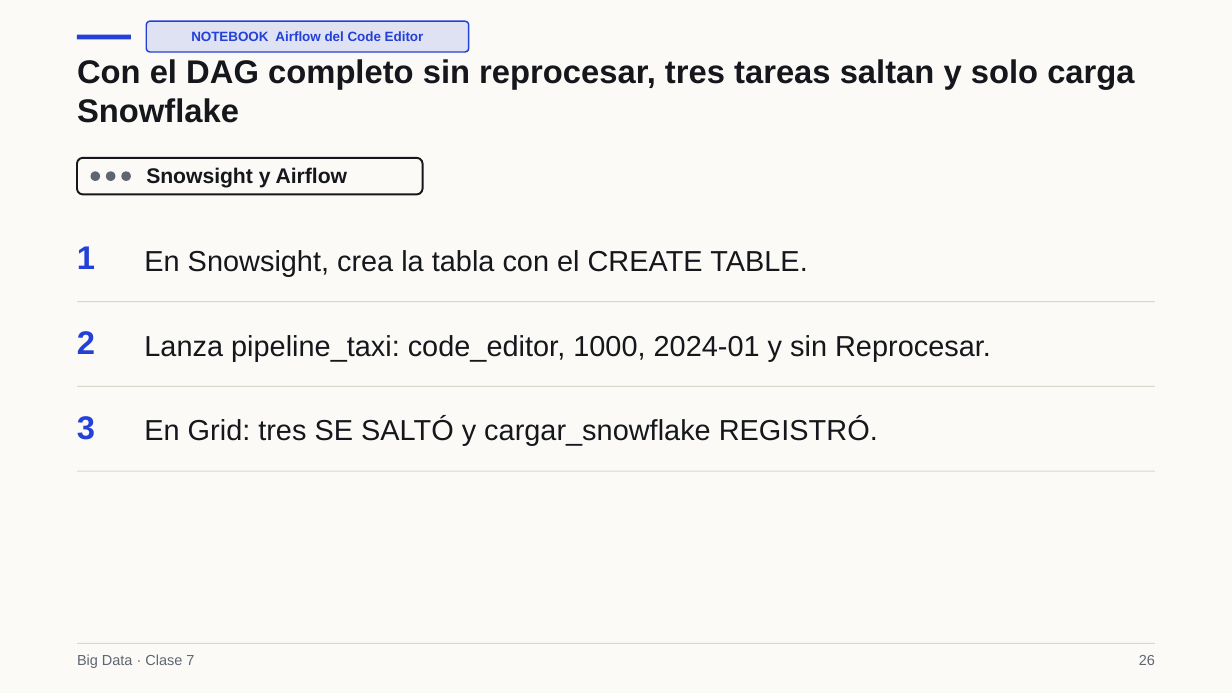
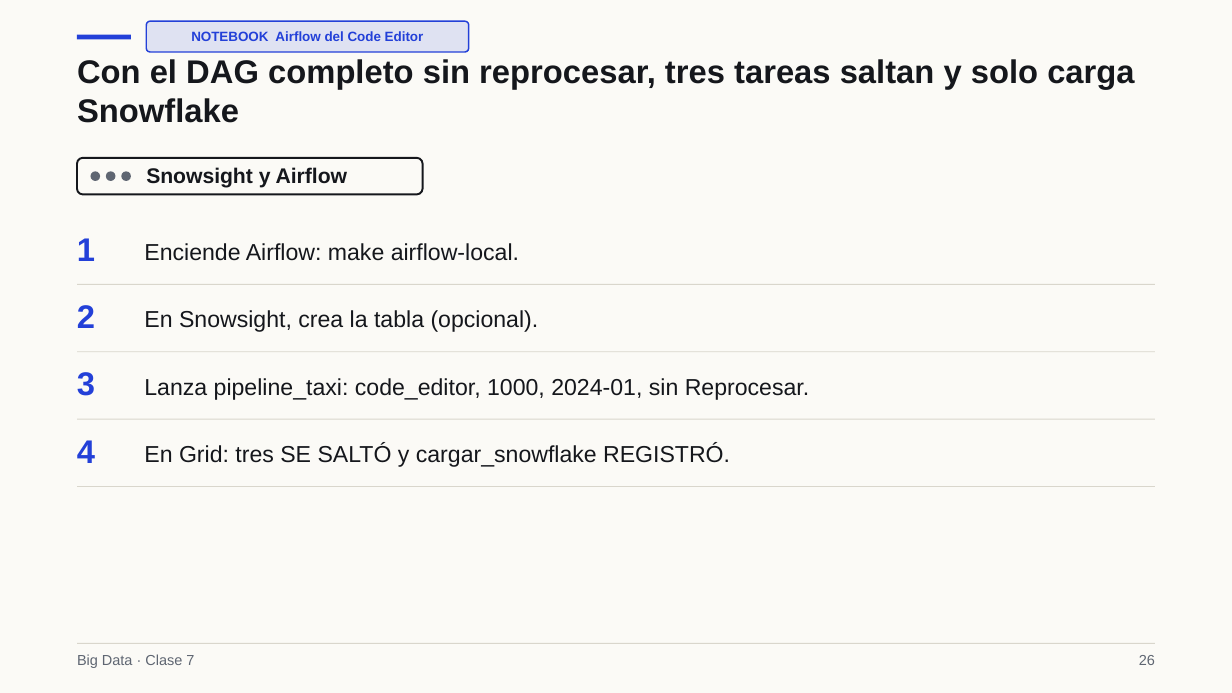
Before and after one commit to Apaezc/bigdata-udem-2026, a slide deck: slide 26 of curso/clase07/deck_corto/slides.pptx. Drawn at 1232x693 pixels with LibreOffice and Linux fonts; fonts in the diff are those of the drawing. Boxes give left, top, right and bottom in pixels: in the first picture for what was removed or moved away, otherwise in the second. Text is boxed around its words. In the diff, an @@ line names an element or a change of style, - is before the commit and + after.

```diff
--- a/curso/clase07/deck_corto/slides.pptx
+++ b/curso/clase07/deck_corto/slides.pptx
@@ text "1": place and size @@
-text "1" at (77,246,95,269)
+text "1" at (77,238,95,261)
@@ text added at (144,243,519,261), 18 pt, text #15171C @@
+Enciende Airflow: make airflow-local.
@@ text "2": place and size @@
-text "2" at (77,331,95,354)
+text "2" at (77,305,95,328)
@@ rectangle: place and size @@
-rectangle at (77,301,1155,302)
+rectangle at (77,284,1155,285)
@@ text at (144,310,539,332): text changed; size 22.5 to 18 pt @@
-En Snowsight, crea la tabla con el CREATE TABLE.
+En Snowsight, crea la tabla (opcional).
@@ text "3": place and size @@
-text "3" at (77,416,95,440)
+text "3" at (77,372,95,396)
@@ rectangle added at (77,351,1155,352), fill #D9D6CC @@
@@ text at (144,378,809,400): text changed; size 22.5 to 18 pt @@
-Lanza pipeline_taxi: code_editor, 1000, 2024-01 y sin Reprocesar.
+Lanza pipeline_taxi: code_editor, 1000, 2024-01, sin Reprocesar.
@@ rectangle: place and size @@
-rectangle at (77,386,1155,387)
+rectangle at (77,419,1155,420)
@@ text added at (77,440,95,463), 25.5 pt, text #2340D8, bold @@
+4
@@ text "En Grid: tres SE SALTÓ ...": place and size @@
-text "En Grid: tres SE SALTÓ ..." at (144,418,878,446)
+text "En Grid: tres SE SALTÓ ..." at (144,444,730,467)
@@ text "En Grid: tres SE SALTÓ ..." at (144,444,730,467): size 22.5 to 18 pt; line spacing 27pt to 21.6pt @@
@@ rectangle: place and size @@
-rectangle at (77,470,1155,471)
+rectangle at (77,486,1155,487)
```
Also in this commit, not shown: 11 other slides changed, 4 slides added, 4 slides removed, 16 other files.
